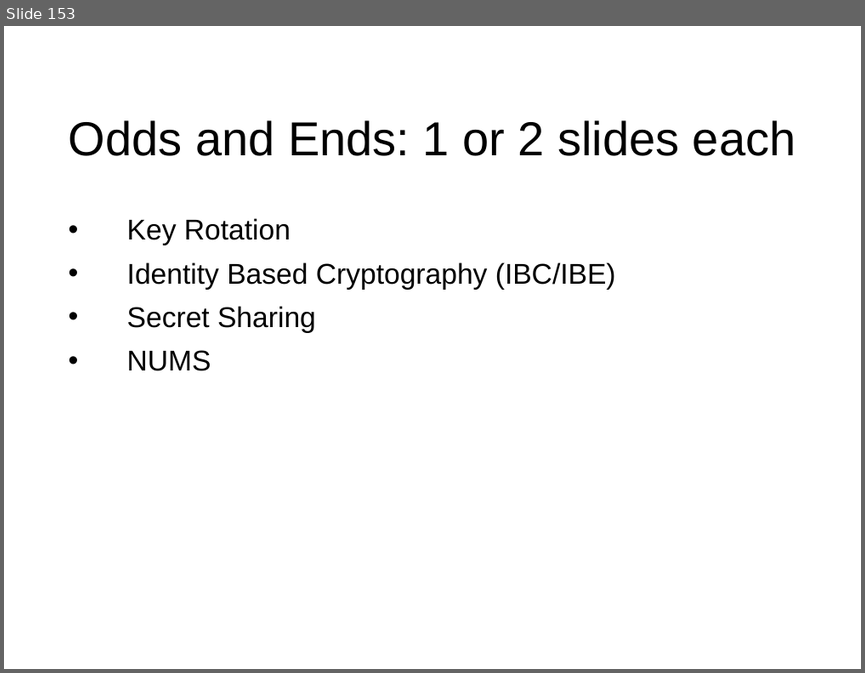
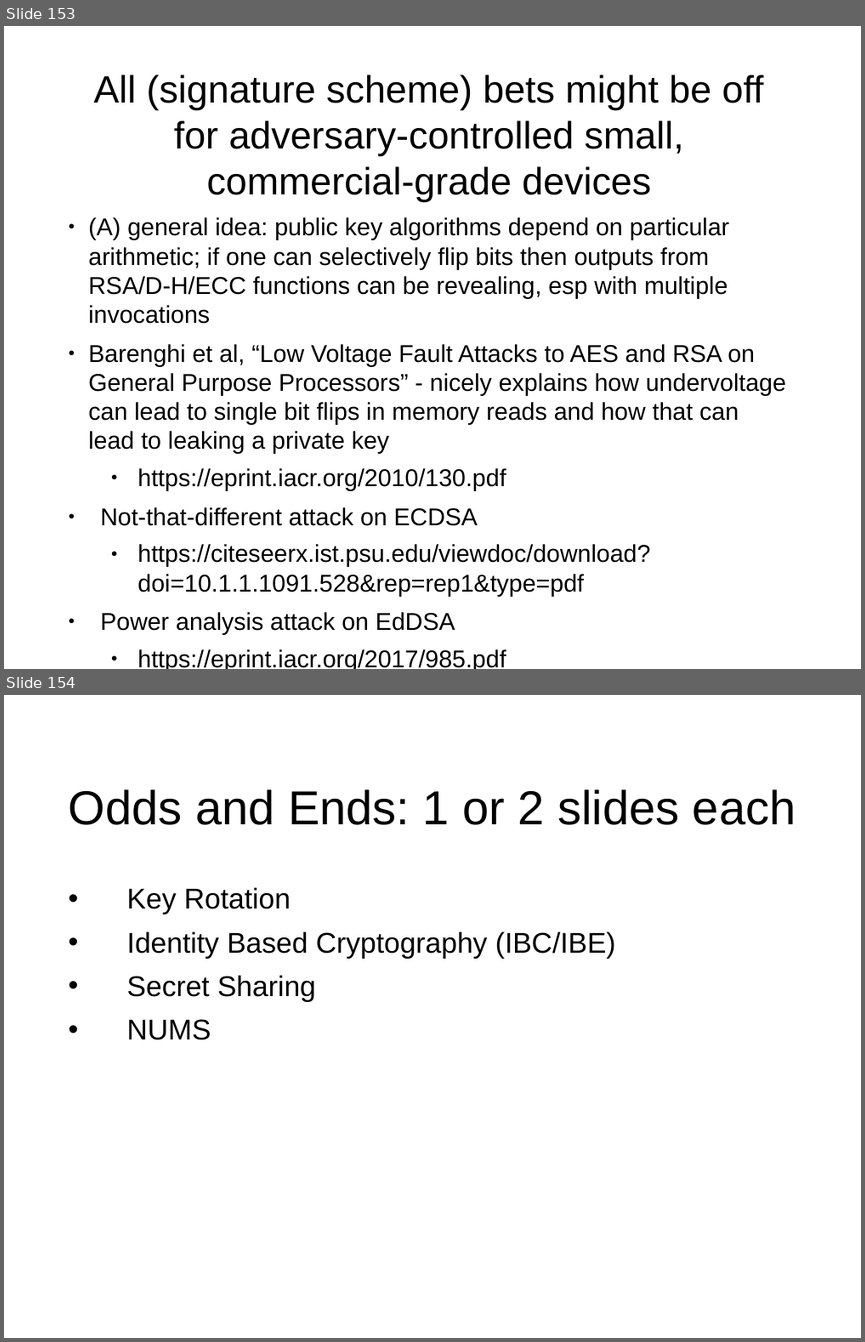
Before and after one commit to sftcd/cs7053, a slide deck: 2022lectures/04-crypto.odp. Shown one above the other, each under a label of ours: slide 153 before the commit, slides 153 and 154 after it. The pictures are 865x673 and 865x1342 pixels, drawn with LibreOffice and Linux fonts; fonts in the diff are those of the drawing. Boxes give left, top, right and bottom in pixels: in the first picture for what was removed or moved away, otherwise in the second. Text is boxed around its words. In the diff, an @@ line names an element or a change of style, - is before the commit and + after.

Commit message:
added fault refs

```diff
--- a/2022lectures/04-crypto.odp
+++ b/2022lectures/04-crypto.odp
@@ slide 153 added at <box>4,26,861,669</box>, background #FFFFFF @@
@@ title added at <box>94,74,764,202</box>, 32 pt, text #000000 @@
+All (signature scheme) bets might be off for adversary-controlled small, commercial-grade devices
@@ text added at <box>88,217,786,669</box>, 20.4 pt, text #000000 @@
+● (A) general idea: public key algorithms depend on particular arithmetic; if one can selectively flip bits then outputs from RSA/D-H/ECC functions can be revealing, esp with multiple invocations
+● Barenghi et al, “Low Voltage Fault Attacks to AES and RSA on General Purpose Processors” - nicely explains how undervoltage can lead to single bit flips in memory reads and how that can lead to leaking a private key
+  ● https://eprint.iacr.org/2010/130.pdf
+● Not-that-different attack on ECDSA
+  ● https://citeseerx.ist.psu.edu/viewdoc/download?doi=10.1.1.1091.528&rep=rep1&type=pdf
+● Power analysis attack on EdDSA
+  ● https://eprint.iacr.org/2017/985.pdf
@@ what was slide 153 is now slide 154 @@
```
Also in this commit, not shown: 1 slide changed, 1 other file.
